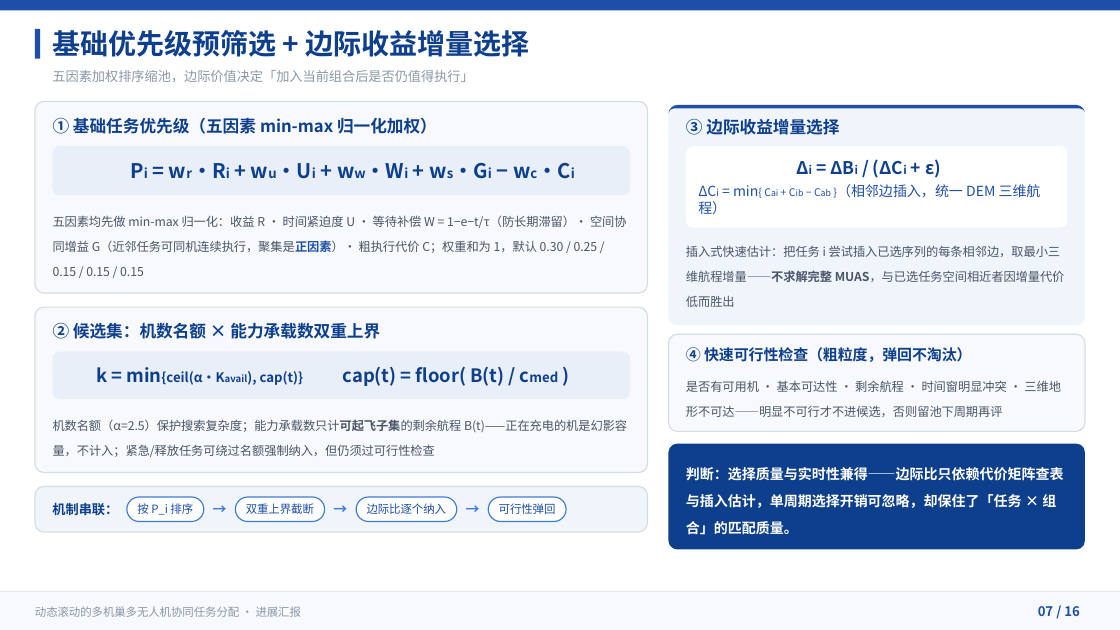
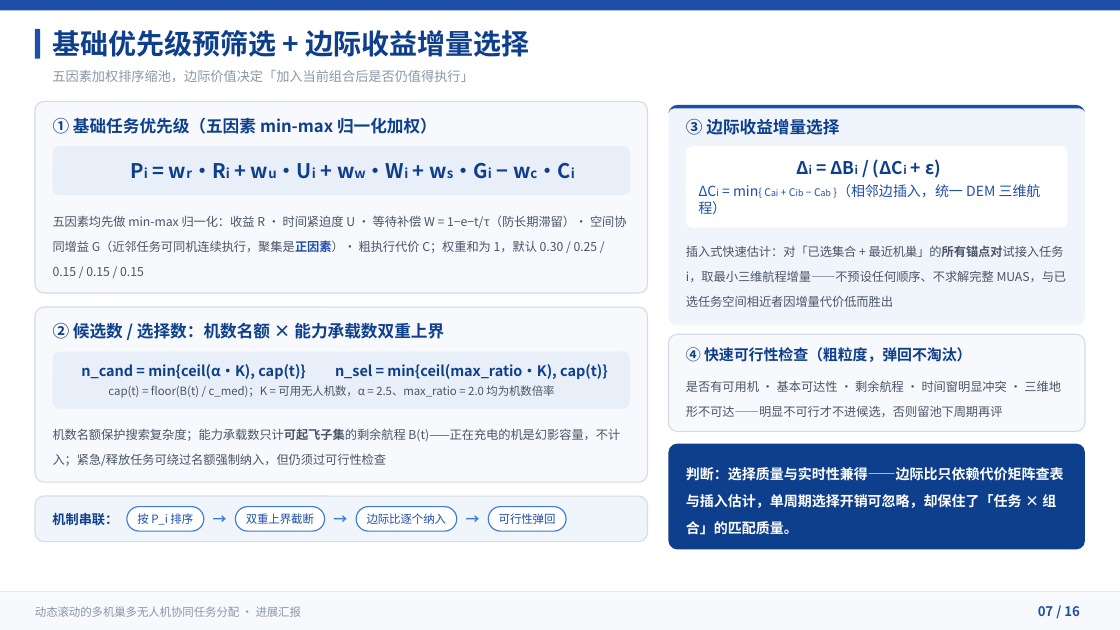
Before and after one commit to 909347194/ExperimentForGraduation, a slide deck: slide 7 of UAV协同任务分配方法-进展汇报/UAV协同任务分配方法-进展汇报.pptx. Drawn at 1120x630 pixels with LibreOffice and Linux fonts; fonts in the diff are those of the drawing. Boxes give left, top, right and bottom in pixels: in the first picture for what was removed or moved away, otherwise in the second. Text is boxed around its words. In the diff, an @@ line names an element or a change of style, - is before the commit and + after.

```diff
--- a/UAV协同任务分配方法-进展汇报/UAV协同任务分配方法-进展汇报.pptx
+++ b/UAV协同任务分配方法-进展汇报/UAV协同任务分配方法-进展汇报.pptx
@@ text at box(686, 245, 1067, 307): text changed @@
-插入式快速估计：把任务 i 尝试插入已选序列的每条相邻边，取最小三维航程增量——不求解完整 MUAS，与已选任务空间相近者因增量代价低而胜出
+插入式快速估计：对「已选集合 + 最近机巢」的所有锚点对试接入任务 i，取最小三维航程增量——不预设任何顺序、不求解完整 MUAS，与已选任务空间相近者因增量代价低而胜出
@@ rounded rectangle: place and size @@
-rounded rectangle at box(35, 308, 648, 473)
+rounded rectangle at box(35, 308, 648, 482)
@@ rounded rectangle at box(35, 308, 648, 482): proportions changed @@
@@ text at box(53, 323, 444, 339): text changed @@
-② 候选集：机数名额 × 能力承载数双重上界
+② 候选数 / 选择数：机数名额 × 能力承载数双重上界
@@ rounded rectangle at box(52, 352, 630, 409): proportions changed @@
@@ rounded rectangle: place and size @@
-rounded rectangle at box(52, 352, 630, 399)
+rounded rectangle at box(52, 352, 630, 409)
@@ text at box(81, 364, 608, 379): text changed; size 15.8 to 12.4 pt @@
-k = min{ceil(α·Kavail), cap(t)} cap(t) = floor( B(t) / cmed )
+n_cand = min{ceil(α·K), cap(t)} n_sel = min{ceil(max_ratio·K), cap(t)}
@@ text added at box(108, 385, 554, 398), 9.8 pt, text #4A5568 @@
+cap(t) = floor(B(t) / c_med)；K = 可用无人机数，α = 2.5、max_ratio = 2.0 均为机数倍率
@@ text at box(53, 428, 620, 466): text changed @@
-机数名额（α=2.5）保护搜索复杂度；能力承载数只计可起飞子集的剩余航程 B(t)——正在充电的机是幻影容量，不计入；紧急/释放任务可绕过名额强制纳入，但仍须过可行性检查
+机数名额保护搜索复杂度；能力承载数只计可起飞子集的剩余航程 B(t)——正在充电的机是幻影容量，不计入；紧急/释放任务可绕过名额强制纳入，但仍须过可行性检查
@@ 8 texts, 5 rounded rectangles: place and size @@
-8 texts, 5 rounded rectangles at box(35, 486, 648, 532)
+8 texts, 5 rounded rectangles at box(35, 497, 648, 542)
```
Also in this commit, not shown: 2 other slides changed, 3 slides added, 1 slide removed, 55 other files.
